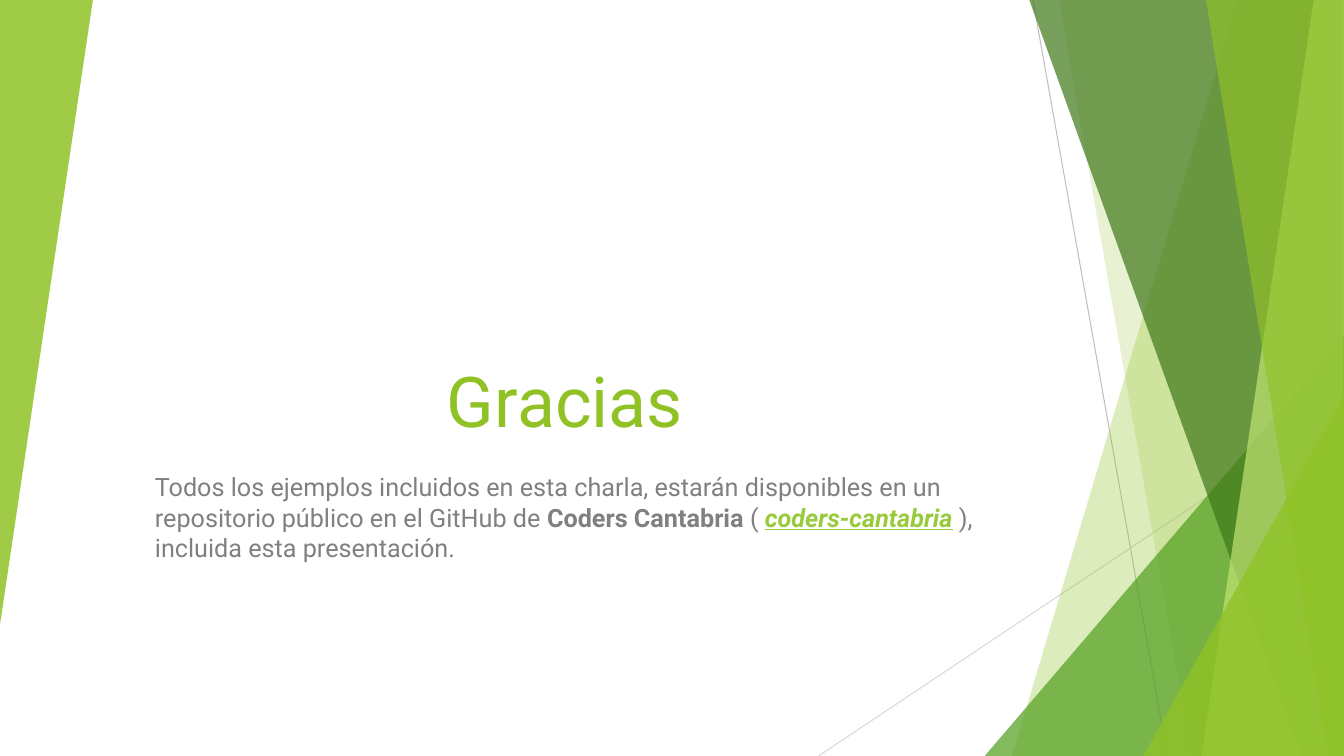
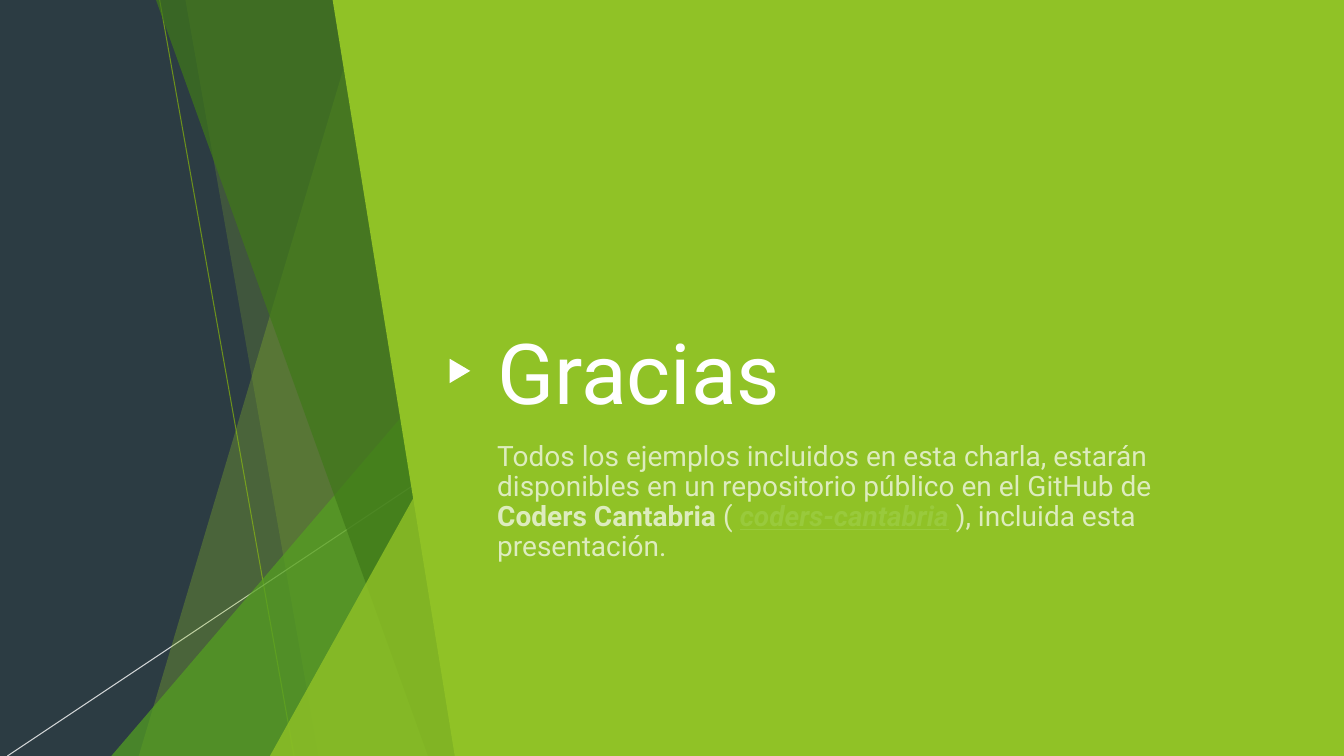
Before and after one commit to The-Fellowship-of-Code/bdd-with-cucumber, a slide deck: slide 13 of slides.pptx. Drawn at 1344x756 pixels with LibreOffice and Linux fonts; fonts in the diff are those of the drawing. Boxes give left, top, right and bottom in pixels: in the first picture for what was removed or moved away, otherwise in the second. Text is boxed around its words. In the diff, an @@ line names an element or a change of style, - is before the commit and + after.

```diff
--- a/slides.pptx
+++ b/slides.pptx
@@ background #FFFFFF to #2C3C43 @@
@@ rectangle added at (x1=0, y1=0, x2=1344, y2=756), fill #2C3C43 @@
@@ freeform shape added at (x1=139, y1=0, x2=471, y2=756), fill #90C226 at 30% opacity @@
@@ freeform shape added at (x1=155, y1=0, x2=470, y2=756), fill #3F7819 at 70% opacity @@
@@ line added from (159, 0) to (294, 756), #6C921D 0.75 pt @@
@@ freeform shape added at (x1=186, y1=0, x2=471, y2=756), fill #90C226 at 20% opacity @@
@@ freeform shape added at (x1=333, y1=0, x2=1344, y2=756), fill #90C226 @@
@@ line (1033, 0) - (1168, 756): stroke #BFBFBF 0.75 pt to #000000 0.75 pt @@
@@ title "Gracias" moved from (x1=447, y1=376, x2=683, y2=428) to (x1=497, y1=343, x2=780, y2=405) @@
@@ title "Gracias" at (x1=497, y1=343, x2=780, y2=405): size 50 to 60 pt, text colour #90C226 to #FFFFFF; alignment centre to left @@
@@ triangle added at (x1=111, y1=336, x2=470, y2=756), fill #54A021 at 72% opacity @@
@@ triangle added at (x1=450, y1=359, x2=470, y2=383), fill #FFFFFF @@
@@ line added from (532, 406) to (7, 756), #FFFFFF 0.75 pt @@
@@ triangle added at (x1=270, y1=396, x2=471, y2=756), fill #90C226 at 80% opacity @@
@@ line (1344, 406) - (819, 756): stroke #D9D9D9 0.75 pt to #000000 0.75 pt @@
@@ subtitle "Todos los ejemplos incluidos en ..." moved from (x1=155, y1=477, x2=953, y2=562) to (x1=497, y1=445, x2=1152, y2=562) @@
@@ subtitle "Todos los ejemplos incluidos en ..." at (x1=497, y1=445, x2=1152, y2=562): size 18 to 20 pt; text colour #808080 to #FFFFFF at 70% opacity in "Todos los ejemplos incluidos en esta charla, ..."; line spacing 1 to 0.9; vertical alignment bottom to top @@
```
Also in this commit, not shown: 9 other slides changed, 2 slides added, 2 slides removed.
